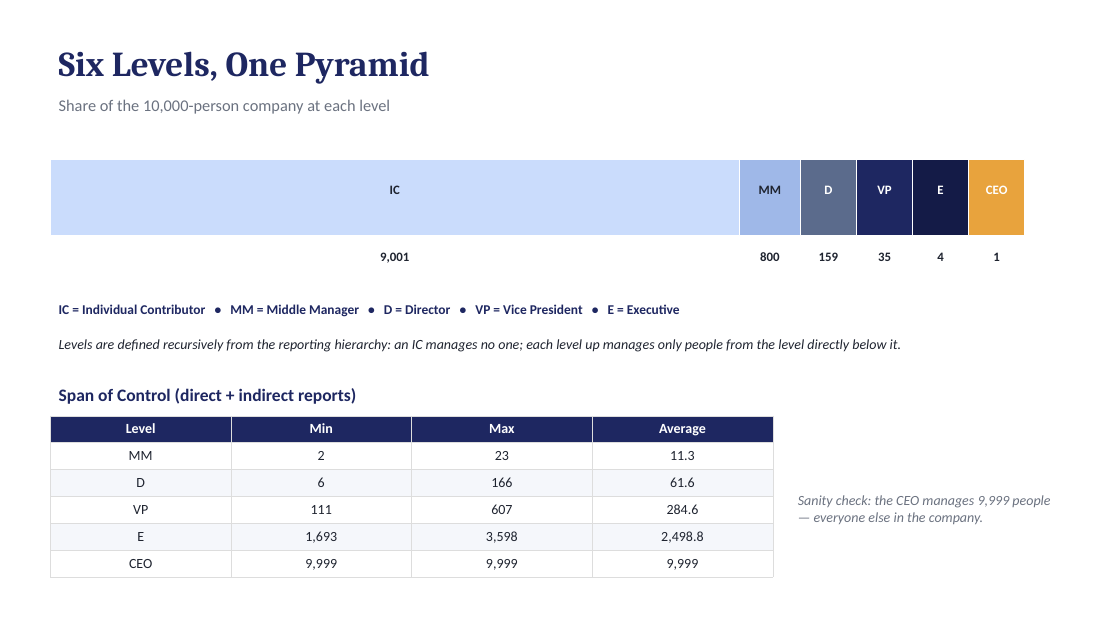
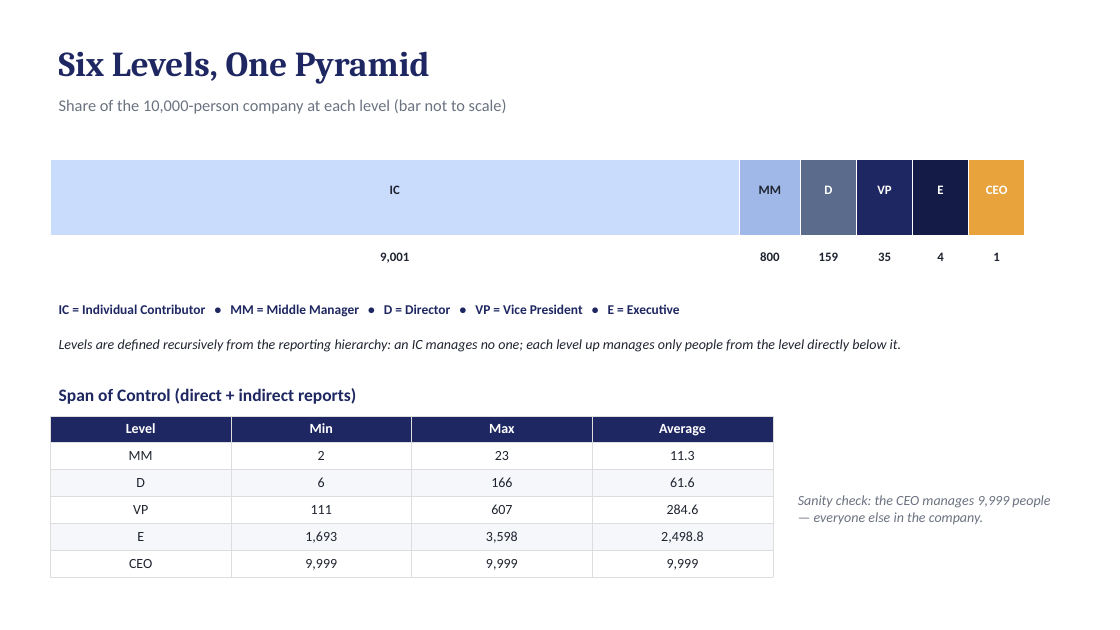
Before and after one commit to glowwormkpo/Workplace_Diversity, a slide deck: slide 4 of Workplace_Diversity_Analysis_Deck.pptx. Drawn at 1120x630 pixels with LibreOffice and Linux fonts; fonts in the diff are those of the drawing. Boxes give left, top, right and bottom in pixels: in the first picture for what was removed or moved away, otherwise in the second. Text is boxed around its words. In the diff, an @@ line names an element or a change of style, - is before the commit and + after.

```diff
--- a/Workplace_Diversity_Analysis_Deck.pptx
+++ b/Workplace_Diversity_Analysis_Deck.pptx
@@ text at bbox=[59, 99, 507, 114]: text changed @@
-Share of the 10,000-person company at each level
+Share of the 10,000-person company at each level (bar not to scale)
```
Also in this commit, not shown: 8 other slides changed, 4 other files.
